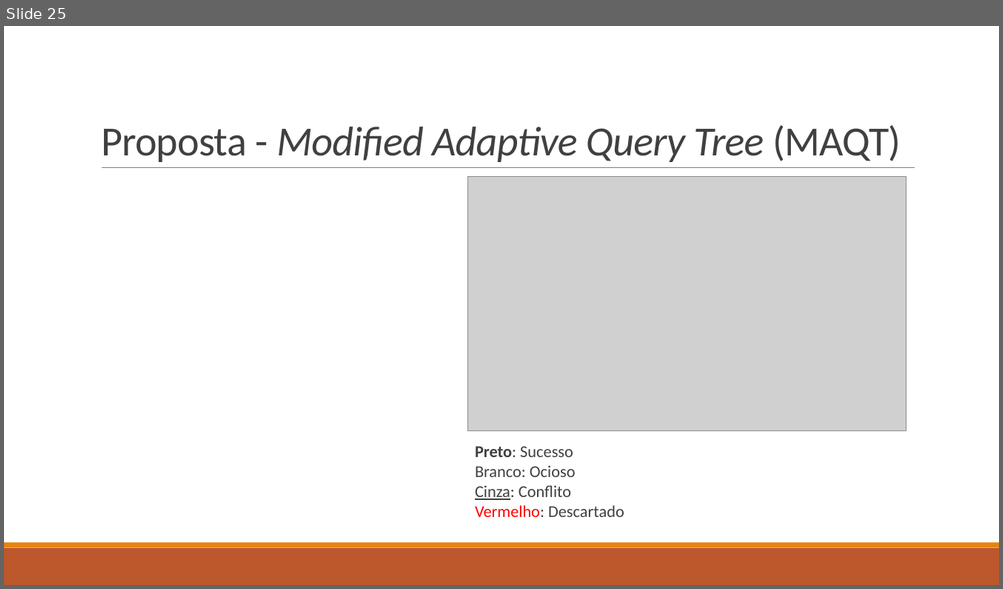
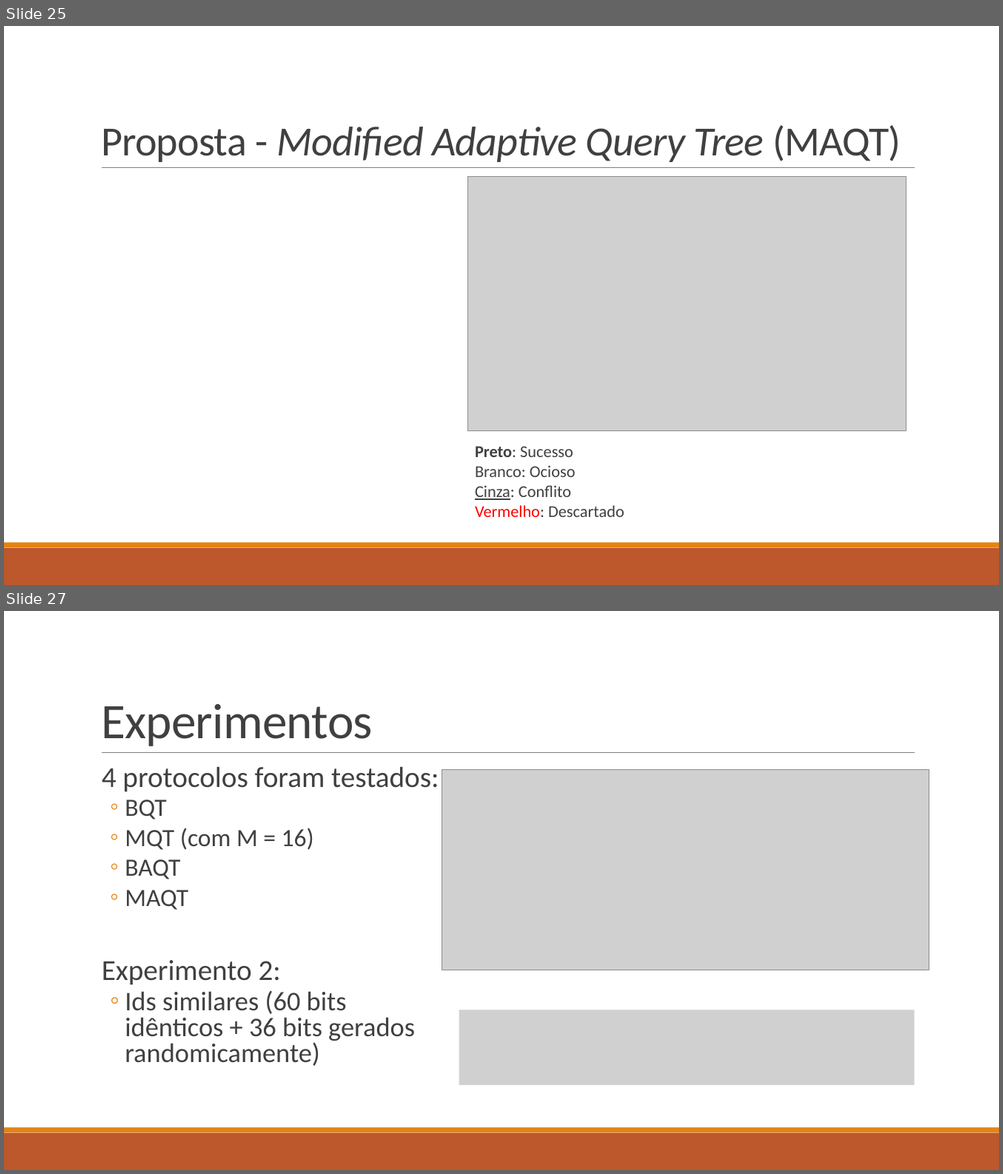
Before and after one commit to DMCabessa/Siscom, a slide deck: Presentation/A New Adaptive Query Tree on Resolving RFID.pptx. Shown one above the other, each under a label of ours: slide 25 before the commit, slides 25 and 27 after it; the slides between them are not shown. The pictures are 1003x589 and 1003x1174 pixels, drawn with LibreOffice and Linux fonts; fonts in the diff are those of the drawing; grey boxes stand for pictures. Boxes give left, top, right and bottom in pixels: in the first picture for what was removed or moved away, otherwise in the second. Text is boxed around its words. In the diff, an @@ line names an element or a change of style, - is before the commit and + after.

```diff
--- a/Presentation/A New Adaptive Query Tree on Resolving RFID.pptx
+++ b/Presentation/A New Adaptive Query Tree on Resolving RFID.pptx
@@ slide 27 added at box(4, 611, 999, 1170), background #FFFFFF; not listed: 3 template elements that a slide beside it also shows @@
@@ title added at box(101, 704, 373, 746), 48 pt, text #404040 @@
+Experimentos
@@ text added at box(102, 766, 438, 1066), 26 pt, text #404040 @@
+  4 protocolos foram testados:
+  ◦ BQT
+  ◦ MQT (com M = 16)
+  ◦ BAQT
+  ◦ MAQT
+  Experimento 2:
+  ◦ Ids similares (60 bits idênticos + 36 bits gerados randomicamente)
@@ picture added at box(442, 770, 928, 970) @@
@@ picture added at box(459, 1010, 914, 1085) @@
```
Also in this commit, not shown: 1 slide changed, 3 other slides added, 2 slides removed.
